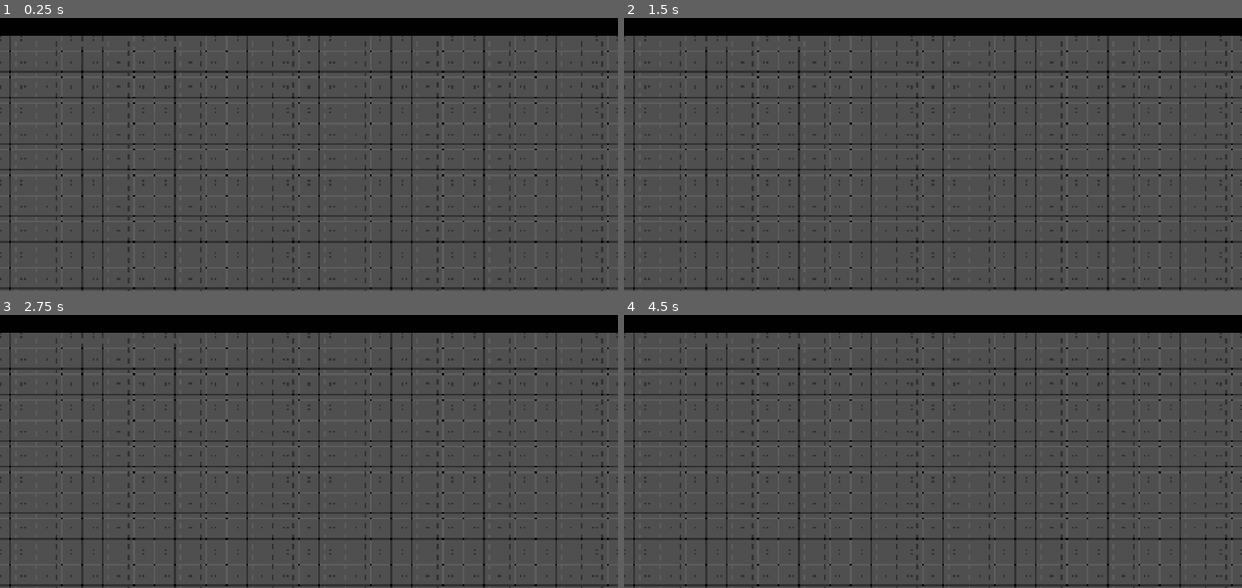
Above: before the commit, frames 1-4 (two rows, left to right).
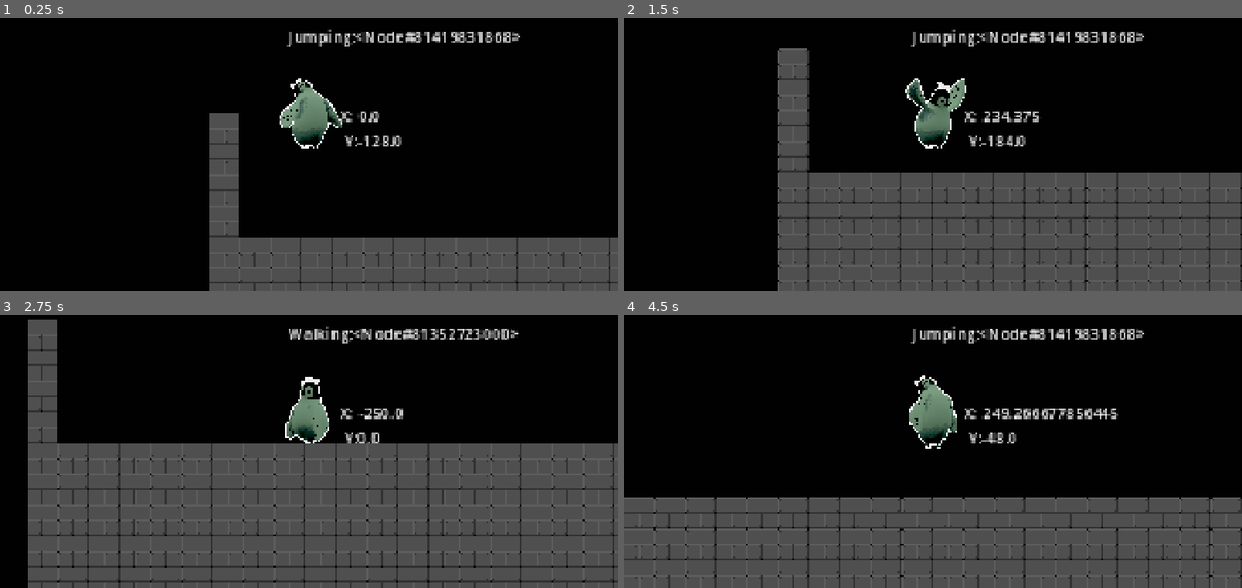
Above: after the commit, the same moments.

Repository: CamdenPix/GameOff-2026
Game: Godot game, scene res://scenes/main_game.tscn
The game is run twice, just before and just after one commit, with the same random seed, the same clock (stepped at 60 frames per second) and the same inputs. The engine's default icon, where the game draws it, is replaced by a stand-in: a white triangle on a blue panel in a dark square.
Inputs:
- Up to frame 1 (0.25 s): no input
- Up to frame 2 (1.5 s): tap Enter at 0.5 s; hold D (move_right) from 0.53 s (still down); tap Shift (dash, bound only before the commit) at 0.6 s; tap Space (jump) at 0.77, 0.8, 1.07, 1.35 s
- Up to frame 3 (2.75 s): tap Space (jump) at 1.52, 1.82, 2.3 s; tap Shift (dash, bound only before the commit) at 1.55, 2.1 s; release D (move_right) at 2.03 s; hold A (move_left) from 2.03 s (still down)
- Up to frame 4 (4.5 s): release A (move_left) at 2.78 s; hold D (move_right) 2.78-4.28 s; tap T at 2.85 s; tap Space (jump) at 3.02, 3.32, 3.77, 3.8, 4.07, 4.35 s; tap Shift (dash, bound only before the commit) at 3.05, 3.6 s; hold A (move_left) from 4.28 s (still down)

The runs differ from the first frame. In frame 1, 81% of the frame differs, in the area x 0-100%, y 4-100%; in frame 2, 65%; in frame 3, 51%; in frame 4, 66%.

Commit message:
undoing commit

Diff:
--- a/Scripts/Player/Basic/basic_character_state_machine.gd
+++ b/Scripts/Player/Basic/basic_character_state_machine.gd
@@ -1,19 +1,13 @@
 @icon("res://assets/animal-footprint-svgrepo-com.svg")
 
 extends ChildStateMachine
-@export var bird: Bird
-@export var sugarBear: SugarBear
-@export var penguin: Penguin
+@export var Bird: ChildStateMachine
 
 func animal_process_physics(delta:float) -> ChildStateMachine:
 	return
 func animal_process_input(event: InputEvent) -> ChildStateMachine:
 	if Input.is_action_just_pressed("up"):
-		return bird
-	if Input.is_action_just_pressed("left"):
-		return sugarBear
-	if Input.is_action_just_pressed("down"):
-		return penguin
+		return Bird
 	return
 func animal_process_frame(delta: float ) -> ChildStateMachine:
 	return
--- a/Scripts/Player/Basic/dashing.gd
+++ b/Scripts/Player/Basic/dashing.gd
@@ -1,28 +1,9 @@
 @abstract
 @icon("res://assets/chip-svgrepo-com.svg")
 class_name DashingState extends State
-@export var dashing_time: Timer
-@export var walkingState: WalkingState
-@export var falling_state: FallingState
-@export var dash_speed: float = 350.0
-var direction: String
-var timerTimedout: bool
 
 func enter(oldState: State) -> void:
 	additional_enter_logic(oldState)
-	var raw_input = Vector2(
-		Input.get_action_strength("move_right") - Input.get_action_strength("move_left"),
-		Input.get_action_strength("move_down") - Input.get_action_strength("move_up")).limit_length(1.0)
-	var direction = 0
-	if raw_input.length() == 0:
-		direction = 1
-	else:
-		direction = 1 if raw_input.x > 0 else -1
-	parent.velocity.x = dash_speed * direction
-	parent.velocity.y = 0
-	dashing_time.start()
-	dashing_time.one_shot = true
-	timerTimedout = false
 	pass
 
 func exit(newState: State) -> void:
@@ -36,7 +17,6 @@
 	return null
 
 func process_frame(delta: float) -> State:
-
 	var possible_state : State = additional_process_frame_logic(delta)
 	if possible_state:
 		return possible_state
@@ -47,23 +27,11 @@
 	if possible_state:
 		return possible_state
 
-
-	if(timerTimedout):
-		if parent.is_on_floor():
-			return walkingState
-		else:
-			return falling_state
-
+	var raw_input = Vector2(
+		Input.get_action_strength("move_right") - Input.get_action_strength("move_left"),
+		Input.get_action_strength("move_down") - Input.get_action_strength("move_up")).limit_length(1.0)
+	parent.velocity.x = raw_input.x * animal.AirSpeed
 	return null
-
-
-
-	return null
-
-func _on_timer_timeout() -> void:
-	timerTimedout = true
-	pass
-
 @abstract func additional_exit_logic(newState: State) -> void
 @abstract func additional_enter_logic(oldState: State) -> void
 @abstract func additional_process_physics_logic(delta:float) -> State
--- a/Scripts/Player/Basic/falling.gd
+++ b/Scripts/Player/Basic/falling.gd
@@ -3,7 +3,6 @@
 class_name FallingState extends State
 
 @export var landing_state: LandingState
-@export var dashing_state: DashingState
 func enter(oldState: State) -> void:
 	additional_enter_logic(oldState)
 	#parent.animations.play(animation_name)
@@ -18,9 +17,6 @@
 	var possible_state : State =additional_process_input_logic(event)
 	if possible_state:
 		return possible_state
-	if Input.is_action_just_pressed("dash"):
-		return dashing_state
-	additional_process_input_logic(event)
 	return null
 
 func process_frame(delta: float) -> State:
--- a/Scripts/Player/Basic/jump.gd
+++ b/Scripts/Player/Basic/jump.gd
@@ -3,7 +3,6 @@
 class_name JumpingState extends State
 
 @export var falling_state: FallingState
-@export var dashing_state: DashingState
 func enter(oldState: State) -> void:
 	#parent.animations.play(animation_name)
 	additional_enter_logic(oldState)
@@ -18,9 +17,6 @@
 	var possible_state : State = additional_process_input_logic(event)
 	if possible_state:
 		return possible_state
-	if Input.is_action_just_pressed("dash"):
-		return dashing_state
-	additional_process_input_logic(event)
 	return null
 
 func process_frame(delta: float) -> State:
--- a/Scripts/Player/Basic/walk.gd
+++ b/Scripts/Player/Basic/walk.gd
@@ -36,8 +36,6 @@
 		return possible_state
 	if Input.is_action_just_pressed("jump"):
 		return jumping_state
-	if Input.is_action_just_pressed("dash"):
-		return dashing_state
 	return null
 
 func process_frame(delta: float) -> State:
--- a/Scripts/Player/Bird/bird_state_machine.gd
+++ b/Scripts/Player/Bird/bird_state_machine.gd
@@ -2,9 +2,16 @@
 
 class_name Bird extends ChildStateMachine
 
+
+@export var sugar_bear: SugarBear
+
+
 func animal_process_physics(delta:float) -> ChildStateMachine:
 	return
 func animal_process_input(event: InputEvent) -> ChildStateMachine:
+
+	if Input.is_action_just_pressed("down"):
+		return sugar_bear
 	return
 func animal_process_frame(delta: float ) -> ChildStateMachine:
 	return
--- a/project.godot
+++ b/project.godot
@@ -89,12 +89,6 @@
 "events": [Object(InputEventKey,"resource_local_to_scene":false,"resource_name":"","device":-1,"window_id":0,"alt_press …(192 unchanged characters)…
 ]
 }
-dash={
-"deadzone": 0.2,
-"events": [Object(InputEventKey,"resource_local_to_scene":false,"resource_name":"","device":16,"window_id":0,"alt_pressed":false,"shift_pressed":false,"ctrl_pressed":false,"meta_pressed":false,"pressed":false,"keycode":0,"physical_keycode":4194325,"key_label":0,"unicode":0,"location":0,"echo":false,"script":null)
-, Object(InputEventJoypadMotion,"resource_local_to_scene":false,"resource_name":"","device":-1,"axis":5,"axis_value":1.0,"script":null)
-]
-}
 
 [layer_names]
 
--- a/scenes/player.tscn
+++ b/scenes/player.tscn
@@ -13,31 +13,6 @@
 [ext_resource type="Script" uid="uid://r13qqxqjydye" path="res://Scripts/Player/SugarGlider/idle.gd" id="10_fr8ja"]
 [ext_resource type="Script" uid="uid://bplsi4p0rjknw" path="res://Scripts/Player/SugarGlider/land.gd" id="11_gvmy4"]
 [ext_resource type="Script" uid="uid://qnmwbc3twpqd" path="res://Scripts/Player/Deactive/deactive_state_machine.gd" id="12_f1ej7"]
-[ext_resource type="Script" uid="uid://b51is7o5imsnw" path="res://Scripts/Player/Penguin/penguin_state_machine.gd" id="5_ke2ow"]
-[ext_resource type="Script" uid="uid://kftxpb6y5e64" path="res://Scripts/Player/Penguin/sliding.gd" id="6_gl8cc"]
-[ext_resource type="Shape2D" uid="uid://b3gbdf3m2n7a5" path="res://Scripts/Player/Bird/BirdCollisionShape.tres" id="6_ke2ow"]
-[ext_resource type="Script" uid="uid://damiv7vinm2si" path="res://Scripts/Player/Penguin/Walk.gd" id="7_487ah"]
-[ext_resource type="Shape2D" uid="uid://dxrfbhs7kgvea" path="res://Scripts/Player/Penguin/PenguinCollisionShape.tres" id="7_md1ol"]
-[ext_resource type="Script" uid="uid://b83weq6rd5bpa" path="res://Scripts/Player/Bird/walk.gd" id="7_qfm1y"]
-[ext_resource type="Script" uid="uid://dysklje3t01br" path="res://Scripts/Player/Bird/flap_wing.gd" id="7_ur7pv"]
-[ext_resource type="Script" uid="uid://5tdjqwwbdmx1" path="res://Scripts/Player/SugarBear/Walk.gd" id="7_y4r1p"]
-[ext_resource type="Script" uid="uid://snt05gduaxdv" path="res://Scripts/Player/SugarBear/dashing.gd" id="8_d2wvv"]
-[ext_resource type="Script" uid="uid://b8kuwukqb6kpx" path="res://Scripts/Player/Bird/landing.gd" id="8_fulsm"]
-[ext_resource type="Script" uid="uid://ddwue352uf3cn" path="res://Scripts/Player/Penguin/landing.gd" id="8_md1ol"]
-[ext_resource type="Script" uid="uid://cc5inuve0unp2" path="res://Scripts/Player/SugarBear/sugar_bear_state_machine.gd" id="8_y4r1p"]
-[ext_resource type="Script" uid="uid://xw647mn6prgr" path="res://Scripts/Player/Bird/jumping.gd" id="9_4r5pv"]
-[ext_resource type="Script" uid="uid://584wmn7qsaw3" path="res://Scripts/Player/Penguin/jumping.gd" id="9_bj30b"]
-[ext_resource type="Script" uid="uid://3jkatjcbd1hb" path="res://Scripts/Player/SugarBear/jumping.gd" id="9_jej6c"]
-[ext_resource type="Script" uid="uid://l4fgobvcx73j" path="res://Scripts/Player/SugarBear/falling.gd" id="10_f1ej7"]
-[ext_resource type="Script" uid="uid://bqlswfisxixr7" path="res://Scripts/Player/Bird/falling.gd" id="10_i4ail"]
-[ext_resource type="Script" uid="uid://cy6ptmvr05sc5" path="res://Scripts/Player/Penguin/falling.gd" id="10_jc3p3"]
-[ext_resource type="Script" uid="uid://hebwg3stvyny" path="res://Scripts/Player/Bird/idle.gd" id="11_4ni07"]
-[ext_resource type="Script" uid="uid://b7ue0y67rwff" path="res://Scripts/Player/Bird/dashing.gd" id="11_a38lo"]
-[ext_resource type="Script" uid="uid://7bb5jq47ukrj" path="res://Scripts/Player/SugarBear/idle.gd" id="11_f1ej7"]
-[ext_resource type="Script" uid="uid://c8t2bwur3ytjd" path="res://Scripts/Player/Penguin/idle.gd" id="11_hax0n"]
-[ext_resource type="Script" uid="uid://qnmwbc3twpqd" path="res://Scripts/Player/Deactive/deactive_state_machine.gd" id="12_f1ej7"]
-[ext_resource type="Script" uid="uid://cpij4htxn7v7b" path="res://Scripts/Player/SugarBear/landing.gd" id="12_oprun"]
-[ext_resource type="Script" uid="uid://ddmqqqmfvvg1w" path="res://Scripts/Player/Penguin/dashing.gd" id="12_t4otl"]
 [ext_resource type="Script" uid="uid://ek1v2tl8c2h8" path="res://Scripts/Player/Deactive/deactive.gd" id="13_oprun"]
 [ext_resource type="Script" uid="uid://bxh0gc13ppu0l" path="res://Scripts/Player/animal_changer.gd" id="22_a38lo"]
 [ext_resource type="Script" uid="uid://cpdmx1rkve6kg" path="res://Scripts/Player/Penguin/penguin_state_machine.gd" id="22_dqoq3"]
@@ -176,13 +151,6 @@
 [ext_resource type="Texture2D" uid="uid://d0qnobl1cho5r" path="res://assets/SugarGlider/WalkAttempt/SugarGlider0032.png" id="127_tfrof"]
 
 [sub_resource type="Resource" id="Resource_gvmy4"]
-
-[sub_resource type="Resource" id="Resource_gl8cc"]
-script = ExtResource("4_a8ls1")
-shape = ExtResource("7_md1ol")
-metadata/_custom_type_script = "uid://cwjt0dqonkxtr"
-
-[sub_resource type="Resource" id="Resource_qdonj"]
 script = ExtResource("4_a8ls1")
 shape = ExtResource("6_gvmy4")
 metadata/_custom_type_script = "uid://cwjt0dqonkxtr"
@@ -648,65 +616,6 @@
 animation = NodePath("../../Animation")
 animation_requester = NodePath("../../Animation")
 animal_resource = SubResource("Resource_gvmy4")
-base_state = NodePath("SugarBear")
-
-[node name="Penguin" type="Node" parent="ParentStateMachine" unique_id=1515474456 node_paths=PackedStringArray("debug_state_label", "starting_state", "deactive_state", "base_state")]
-script = ExtResource("5_ke2ow")
-animal_resource = SubResource("Resource_gl8cc")
-debug_state_label = NodePath("../../StateLabel")
-starting_state = NodePath("Idle")
-deactive_state = NodePath("Idle")
-base_state = NodePath("Idle")
-
-[node name="Sliding" type="Node" parent="ParentStateMachine/Penguin" unique_id=990445690 node_paths=PackedStringArray("walking_state")]
-script = ExtResource("6_gl8cc")
-walking_state = NodePath("../Walking")
-
-[node name="Walking" type="Node" parent="ParentStateMachine/Penguin" unique_id=1012848633 node_paths=PackedStringArray("dashing_state", "jumping_state", "falling_state", "coyote_timer")]
-script = ExtResource("7_487ah")
-dashing_state = NodePath("../Dashing")
-jumping_state = NodePath("../Jumping")
-falling_state = NodePath("../Falling")
-coyote_timer = NodePath("Timer")
-
-[node name="Timer" type="Timer" parent="ParentStateMachine/Penguin/Walking" unique_id=555909185]
-
-[node name="Landing" type="Node" parent="ParentStateMachine/Penguin" unique_id=1424928166 node_paths=PackedStringArray("idle_timer", "idle_state", "walking_state")]
-script = ExtResource("8_md1ol")
-idle_timer = NodePath("Timer")
-idle_state = NodePath("../Idle")
-walking_state = NodePath("../Walking")
-
-[node name="Timer" type="Timer" parent="ParentStateMachine/Penguin/Landing" unique_id=710987036]
-
-[node name="Jumping" type="Node" parent="ParentStateMachine/Penguin" unique_id=1630445190 node_paths=PackedStringArray("falling_state", "dashing_state")]
-script = ExtResource("9_bj30b")
-falling_state = NodePath("../Falling")
-dashing_state = NodePath("../Dashing")
-
-[node name="Falling" type="Node" parent="ParentStateMachine/Penguin" unique_id=1909430411 node_paths=PackedStringArray("landing_state", "dashing_state")]
-script = ExtResource("10_jc3p3")
-landing_state = NodePath("../Landing")
-dashing_state = NodePath("../Dashing")
-
-[node name="Idle" type="Node" parent="ParentStateMachine/Penguin" unique_id=1095662931 node_paths=PackedStringArray("walking_state", "jumping_state")]
-script = ExtResource("11_hax0n")
-walking_state = NodePath("../Walking")
-jumping_state = NodePath("../Jumping")
-
-[node name="Dashing" type="Node" parent="ParentStateMachine/Penguin" unique_id=1870409565 node_paths=PackedStringArray("dashing_time", "walkingState", "falling_state")]
-script = ExtResource("12_t4otl")
-dashing_time = NodePath("Timer")
-walkingState = NodePath("../Walking")
-falling_state = NodePath("../Falling")
-
-[node name="Timer" type="Timer" parent="ParentStateMachine/Penguin/Dashing" unique_id=1879364334]
-wait_time = 0.1
-one_shot = true
-
-[node name="Bird" type="Node" parent="ParentStateMachine" unique_id=1290409226 node_paths=PackedStringArray("debug_state_label", "starting_state", "deactive_state", "base_state")]
-script = ExtResource("2_g2els")
-animal_resource = SubResource("Resource_qdonj")
 debug_state_label = NodePath("../../StateLabel")
 starting_state = NodePath("Idle")
 falling_state = NodePath("Falling")
@@ -750,17 +659,6 @@
 script = ExtResource("9_ljgr3")
 landing_state = NodePath("../Landing")
 animation_name = "JumpToFreeFall"
-[node name="Jumping" type="Node" parent="ParentStateMachine/Bird" unique_id=630225543 node_paths=PackedStringArray("flapping_state", "falling_state", "dashing_state")]
-script = ExtResource("9_4r5pv")
-flapping_state = NodePath("../Flap Wing")
-falling_state = NodePath("../../SugarBear/Falling")
-dashing_state = NodePath("../Dashing")
-
-[node name="Falling" type="Node" parent="ParentStateMachine/Bird" unique_id=1876470443 node_paths=PackedStringArray("flapping_state", "landing_state", "dashing_state")]
-script = ExtResource("10_i4ail")
-flapping_state = NodePath("../Flap Wing")
-landing_state = NodePath("../Landing")
-dashing_state = NodePath("../Dashing")
 
 [node name="Idle" type="Node" parent="ParentStateMachine/SugarGlider" unique_id=2046551464 node_paths=PackedStringArray("walking_state", "jumping_state")]
 script = ExtResource("10_fr8ja")
@@ -777,14 +675,6 @@
 
 [node name="Timer" type="Timer" parent="ParentStateMachine/SugarGlider/Landing" unique_id=639162443]
 one_shot = true
-[node name="Dashing" type="Node" parent="ParentStateMachine/Bird" unique_id=1597557432 node_paths=PackedStringArray("dashing_time", "walkingState", "falling_state")]
-script = ExtResource("11_a38lo")
-dashing_time = NodePath("Timer")
-walkingState = NodePath("../Walking")
-falling_state = NodePath("../Falling")
-
-[node name="Timer" type="Timer" parent="ParentStateMachine/Bird/Dashing" unique_id=138733014]
-wait_time = 0.1
 
 [node name="Penguin" type="Node" parent="ParentStateMachine" unique_id=607612719 node_paths=PackedStringArray("sugar_glider", "animation", "animation_requester", "debug_state_label", "starting_state", "falling_state", "walking_state", "dashing_state", "deactive_state", "base_state")]
 script = ExtResource("22_dqoq3")
@@ -835,24 +725,6 @@
 script = ExtResource("26_ccnn6")
 landing_state = NodePath("../Landing")
 animation_name = "JumpToFreeFall"
-[node name="Dashing" type="Node" parent="ParentStateMachine/SugarBear" unique_id=861785742 node_paths=PackedStringArray("dashing_time", "walkingState", "falling_state")]
-script = ExtResource("8_d2wvv")
-dashing_time = NodePath("Timer")
-walkingState = NodePath("../Walking")
-falling_state = NodePath("../Falling")
-
-[node name="Timer" type="Timer" parent="ParentStateMachine/SugarBear/Dashing" unique_id=792141687]
-wait_time = 0.1
-
-[node name="Jumping" type="Node" parent="ParentStateMachine/SugarBear" unique_id=1989321256 node_paths=PackedStringArray("falling_state", "dashing_state")]
-script = ExtResource("9_jej6c")
-falling_state = NodePath("../Falling")
-dashing_state = NodePath("../Dashing")
-
-[node name="Falling" type="Node" parent="ParentStateMachine/SugarBear" unique_id=1879153389 node_paths=PackedStringArray("landing_state", "dashing_state")]
-script = ExtResource("10_f1ej7")
-landing_state = NodePath("../Landing")
-dashing_state = NodePath("../Dashing")
 
 [node name="Idle" type="Node" parent="ParentStateMachine/Penguin" unique_id=669207662 node_paths=PackedStringArray("walking_state", "jumping_state")]
 script = ExtResource("27_mcvyg")
@@ -986,10 +858,5 @@
 [connection signal="timeout" from="ParentStateMachine/Penguin/Walking/CoyoteTimer" to="ParentStateMachine/Penguin/Walking" method="_on_timer_timeout"]
 [connection signal="timeout" from="ParentStateMachine/Penguin/Walking/IdleTimer" to="ParentStateMachine/Penguin/Walking" method="_idle_timer_timeout"]
 [connection signal="timeout" from="ParentStateMachine/Penguin/Landing/Timer" to="ParentStateMachine/Penguin/Landing" method="_on_timer_timeout"]
-[connection signal="timeout" from="ParentStateMachine/Penguin/Dashing/Timer" to="ParentStateMachine/Penguin/Dashing" method="_on_timer_timeout"]
-[connection signal="timeout" from="ParentStateMachine/Bird/Dashing/Timer" to="ParentStateMachine/Bird/Dashing" method="_on_timer_timeout"]
-[connection signal="timeout" from="ParentStateMachine/SugarBear/Walking/Timer" to="ParentStateMachine/SugarBear/Walking" method="_on_timer_timeout"]
-[connection signal="timeout" from="ParentStateMachine/SugarBear/Dashing/Timer" to="ParentStateMachine/SugarBear/Dashing" method="_on_timer_timeout"]
-[connection signal="timeout" from="ParentStateMachine/SugarBear/Landing/Timer" to="ParentStateMachine/SugarBear/Landing" method="_on_timer_timeout"]
 [connection signal="change_shape" from="AnimalChanger" to="Player_Hurtbox" method="swap_form"]
 [connection signal="animation_finished" from="Animation/AnimatedSprite2D" to="Animation" method="_on_animated_sprite_2d_animation_finished"]
